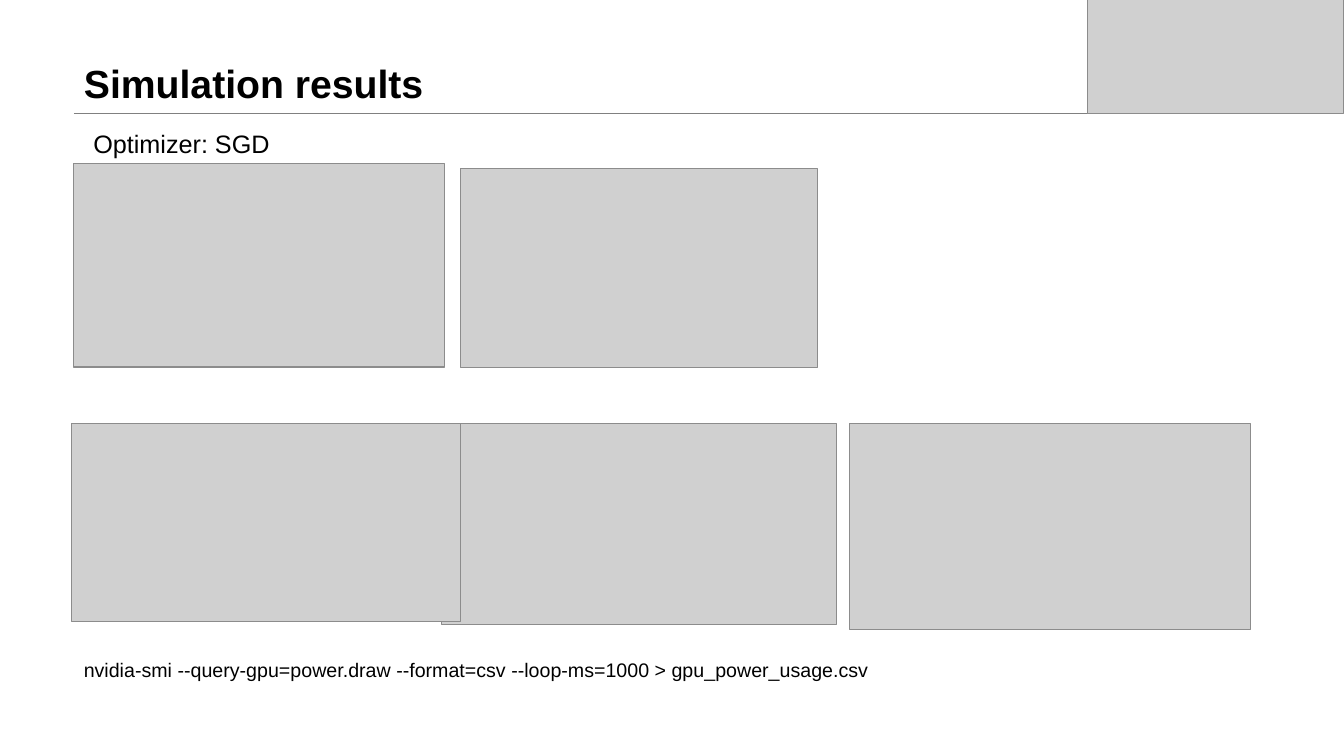
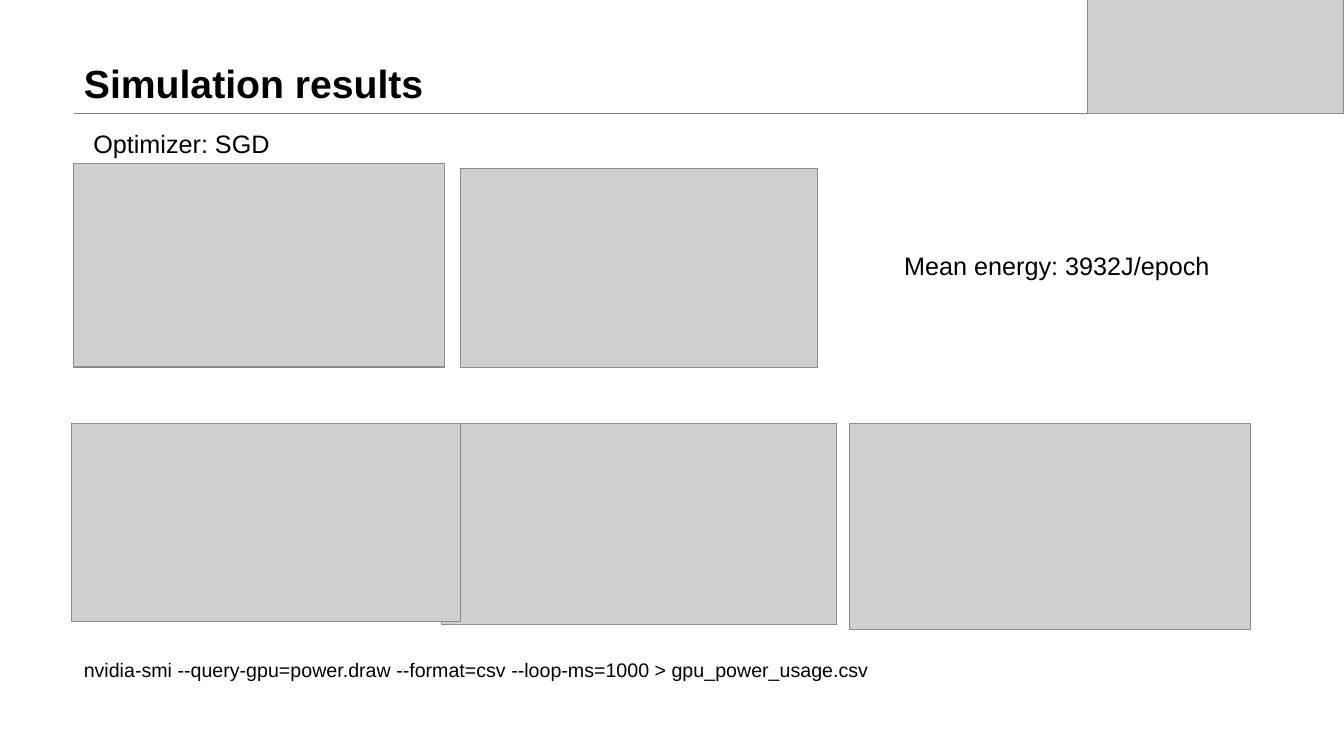
Before and after one commit to dtjgp/GreenAI, a slide deck: slide 5 of presentation/GreenAI_2nd.pptx. Drawn at 1344x756 pixels with LibreOffice and Linux fonts; fonts in the diff are those of the drawing; grey boxes stand for pictures. Boxes give left, top, right and bottom in pixels: in the first picture for what was removed or moved away, otherwise in the second. Text is boxed around its words. In the diff, an @@ line names an element or a change of style, - is before the commit and + after.

```diff
--- a/presentation/GreenAI_2nd.pptx
+++ b/presentation/GreenAI_2nd.pptx
@@ text added at bbox=[904, 256, 1209, 280], 18 pt, text #000000 @@
+Mean energy: 3932J/epoch
```
Also in this commit, not shown: 2 other slides changed, 1 slide added, 6 other files.
